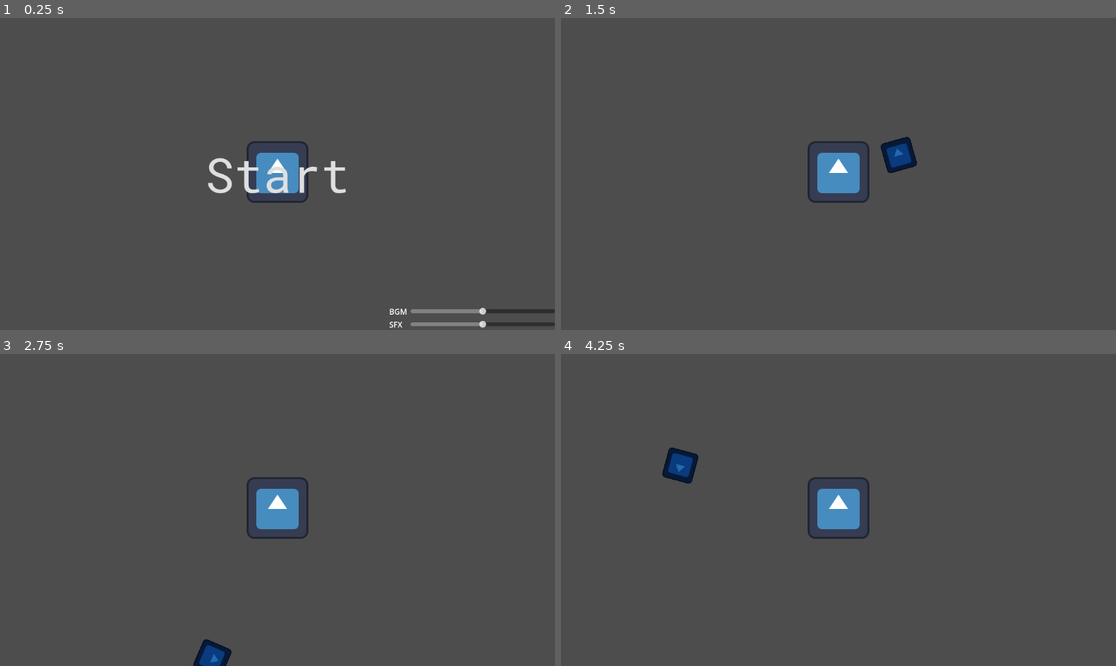
Above: before the commit, frames 1-4 (two rows, left to right).
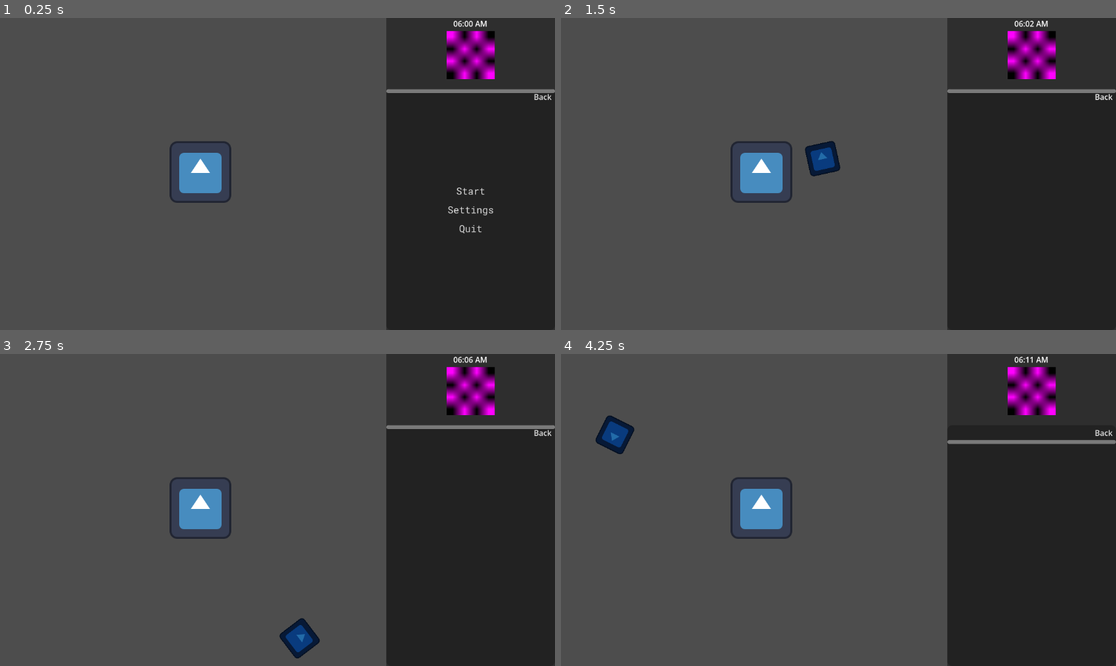
Above: after the commit, the same moments.

Repository: Star2578/Sunshine-no-Rainbow
Game: Godot game, scene res://scenes/game.tscn
Same seed, same stepped clock (60 frames per second), same inputs: the game is played once before the commit and once after it. The engine's default icon, where the game draws it, is replaced by a stand-in: a white triangle on a blue panel in a dark square.
Inputs (mouse positions are in pixels of both pictures, inside the frame that each line leads up to):
- Up to frame 1 (0.25 s): no input
- Up to frame 2 (1.5 s): click "Start" at 0.5 s; click (1104, 96) at 1.25 s, where only the run after the commit has a clickable "Back"
- Up to frame 3 (2.75 s): move the mouse to (249, 572) at 2.02 s; click (249, 572) at 2.17 s
- Up to frame 4 (4.25 s): move the mouse to (1005, 556) at 2.77 s; click (1005, 556) at 2.92 s; move the mouse to (672, 463) at 3.52 s; click (672, 463) at 3.67 s

The runs differ from the first frame. In frame 1, 33% of the frame differs, in the area x 30-100%, y 0-100%; in frame 2, 34%; in frame 3, 34%; in frame 4, 34%, in the area x 6-100%, y 0-100%.

Commit message:
clock and hud ui stack

Diff:
--- a/scenes/game.tscn
+++ b/scenes/game.tscn
@@ -5,87 +5,183 @@
 [ext_resource type="Theme" uid="uid://bmjw06kteq7wo" path="res://themes/default_theme.tres" id="1_yqjtg"]
 [ext_resource type="AudioStream" uid="uid://dyah6a7lbstxw" path="res://music/bgm/Ducko - Happy Stroll.wav" id="4_lbhrr"]
 
+[sub_resource type="PlaceholderTexture2D" id="PlaceholderTexture2D_lbhrr"]
+size = Vector2(100, 100)
+
+[sub_resource type="Theme" id="Theme_lbhrr"]
+
 [node name="game" type="Node2D" unique_id=975163929]
 
 [node name="HUD" type="CanvasLayer" parent="." unique_id=123177307]
 script = ExtResource("1_lnu2h")
 
-[node name="MainMenu" type="CanvasLayer" parent="HUD" unique_id=855422940]
+[node name="BG" type="ColorRect" parent="HUD" unique_id=1507932139]
+custom_minimum_size = Vector2(350, 0)
+anchors_preset = 11
+anchor_left = 1.0
+anchor_right = 1.0
+anchor_bottom = 1.0
+grow_horizontal = 0
+grow_vertical = 2
+color = Color(0.18000486, 0.18000486, 0.18000486, 1)
+
+[node name="Sun_Moon" type="VBoxContainer" parent="HUD/BG" unique_id=2032040448]
+layout_mode = 1
+anchors_preset = 5
+anchor_left = 0.5
+anchor_right = 0.5
+offset_left = -21.0
+offset_right = 21.0
+offset_bottom = 40.0
+grow_horizontal = 2
+
+[node name="Clock" type="Label" parent="HUD/BG/Sun_Moon" unique_id=836986482]
 unique_name_in_owner = true
+layout_mode = 2
+text = "06:00 AM"
+horizontal_alignment = 1
 
-[node name="StartButton" type="Button" parent="HUD/MainMenu" unique_id=1277426022]
+[node name="TextureRect" type="TextureRect" parent="HUD/BG/Sun_Moon" unique_id=417373587]
+layout_mode = 2
+texture = SubResource("PlaceholderTexture2D_lbhrr")
+
+[node name="VScrollBar" type="VScrollBar" parent="HUD/BG" unique_id=1386518295]
+custom_minimum_size = Vector2(0, 500)
+layout_mode = 1
+anchors_preset = 12
+anchor_top = 1.0
+anchor_right = 1.0
+anchor_bottom = 1.0
+offset_top = -8.0
+grow_horizontal = 2
+grow_vertical = 0
+
+[node name="BackButton" type="Button" parent="HUD/BG/VScrollBar" unique_id=1069466043]
+custom_minimum_size = Vector2(50, 0)
+layout_mode = 1
+anchors_preset = 1
+anchor_left = 1.0
+anchor_right = 1.0
+offset_left = -45.0
+offset_bottom = 31.0
+grow_horizontal = 0
+theme = SubResource("Theme_lbhrr")
+theme_type_variation = &"FlatButton"
+text = "Back"
+
+[node name="MainMenu" type="Control" parent="HUD/BG/VScrollBar" unique_id=1290896231]
+unique_name_in_owner = true
+layout_mode = 1
+anchors_preset = 15
+anchor_right = 1.0
+anchor_bottom = 1.0
+grow_horizontal = 2
+grow_vertical = 2
+
+[node name="VBoxContainer" type="VBoxContainer" parent="HUD/BG/VScrollBar/MainMenu" unique_id=225580303]
+layout_mode = 1
 anchors_preset = 8
 anchor_left = 0.5
 anchor_top = 0.5
 anchor_right = 0.5
 anchor_bottom = 0.5
-offset_left = -154.0
-offset_top = -70.5
-offset_right = 154.0
-offset_bottom = 70.5
+offset_left = -52.0
+offset_top = -56.5
+offset_right = 52.0
+offset_bottom = 56.5
 grow_horizontal = 2
 grow_vertical = 2
+
+[node name="StartButton" type="Button" parent="HUD/BG/VScrollBar/MainMenu/VBoxContainer" unique_id=1277426022]
+layout_mode = 2
 theme = ExtResource("1_yqjtg")
 theme_type_variation = &"FlatButton"
-theme_override_font_sizes/font_size = 100
 text = "Start"
 
-[node name="Settings" type="CanvasLayer" parent="HUD" unique_id=159695418]
+[node name="SettingsButton" type="Button" parent="HUD/BG/VScrollBar/MainMenu/VBoxContainer" unique_id=856582838]
+layout_mode = 2
+theme = ExtResource("1_yqjtg")
+theme_type_variation = &"FlatButton"
+text = "Settings"
+
+[node name="QuitButton" type="Button" parent="HUD/BG/VScrollBar/MainMenu/VBoxContainer" unique_id=460646165]
+layout_mode = 2
+theme = ExtResource("1_yqjtg")
+theme_type_variation = &"FlatButton"
+text = "Quit"
+
+[node name="Settings" type="Control" parent="HUD/BG/VScrollBar" unique_id=2112714798]
 unique_name_in_owner = true
+visible = false
+layout_mode = 1
+anchors_preset = 8
+anchor_left = 0.5
+anchor_top = 0.5
+anchor_right = 0.5
+anchor_bottom = 0.5
+grow_horizontal = 2
+grow_vertical = 2
 
-[node name="VBoxContainer" type="VBoxContainer" parent="HUD/Settings" unique_id=1101981031]
-anchors_preset = 3
-anchor_left = 1.0
-anchor_top = 1.0
-anchor_right = 1.0
-anchor_bottom = 1.0
-offset_left = -40.0
-offset_top = -40.0
-grow_horizontal = 0
-grow_vertical = 0
+[node name="VBoxContainer" type="VBoxContainer" parent="HUD/BG/VScrollBar/Settings" unique_id=1101981031]
+layout_mode = 1
+anchors_preset = 8
+anchor_left = 0.5
+anchor_top = 0.5
+anchor_right = 0.5
+anchor_bottom = 0.5
+offset_left = -172.0
+offset_top = -25.0
+offset_right = 172.0
+offset_bottom = 25.0
+grow_horizontal = 2
+grow_vertical = 2
 
-[node name="BGMContainer" type="HBoxContainer" parent="HUD/Settings/VBoxContainer" unique_id=1967752263]
+[node name="BGMContainer" type="HBoxContainer" parent="HUD/BG/VScrollBar/Settings/VBoxContainer" unique_id=1967752263]
 layout_mode = 2
+size_flags_horizontal = 4
 
-[node name="Label" type="Label" parent="HUD/Settings/VBoxContainer/BGMContainer" unique_id=923974964]
+[node name="Label" type="Label" parent="HUD/BG/VScrollBar/Settings/VBoxContainer/BGMContainer" unique_id=923974964]
 custom_minimum_size = Vector2(40, 0)
 layout_mode = 2
 text = "BGM"
 
-[node name="BGMSlider" type="HSlider" parent="HUD/Settings/VBoxContainer/BGMContainer" unique_id=1105525025]
-custom_minimum_size = Vector2(300, 0)
+[node name="BGMSlider" type="HSlider" parent="HUD/BG/VScrollBar/Settings/VBoxContainer/BGMContainer" unique_id=1105525025]
+custom_minimum_size = Vector2(200, 0)
 layout_mode = 2
-size_flags_horizontal = 4
 size_flags_vertical = 4
 max_value = 1.0
 step = 0.01
 value = 0.5
 
-[node name="SFXContainer" type="HBoxContainer" parent="HUD/Settings/VBoxContainer" unique_id=1237617998]
+[node name="SFXContainer" type="HBoxContainer" parent="HUD/BG/VScrollBar/Settings/VBoxContainer" unique_id=1237617998]
 layout_mode = 2
+size_flags_horizontal = 4
 
-[node name="Label" type="Label" parent="HUD/Settings/VBoxContainer/SFXContainer" unique_id=224658738]
+[node name="Label" type="Label" parent="HUD/BG/VScrollBar/Settings/VBoxContainer/SFXContainer" unique_id=224658738]
 custom_minimum_size = Vector2(40, 0)
 layout_mode = 2
 text = "SFX"
 
-[node name="SFXSlider" type="HSlider" parent="HUD/Settings/VBoxContainer/SFXContainer" unique_id=400944433]
-custom_minimum_size = Vector2(300, 0)
+[node name="SFXSlider" type="HSlider" parent="HUD/BG/VScrollBar/Settings/VBoxContainer/SFXContainer" unique_id=400944433]
+custom_minimum_size = Vector2(200, 0)
 layout_mode = 2
-size_flags_horizontal = 4
 size_flags_vertical = 4
 max_value = 1.0
 step = 0.01
 value = 0.5
 
 [node name="Player" parent="." unique_id=314711480 instance=ExtResource("1_uwrxv")]
-position = Vector2(576, 320)
+position = Vector2(416, 320)
 
 [node name="BGM" type="AudioStreamPlayer2D" parent="." unique_id=1107763342]
 stream = ExtResource("4_lbhrr")
+volume_db = 10.0
 autoplay = true
 bus = &"BGM"
 
-[connection signal="pressed" from="HUD/MainMenu/StartButton" to="HUD" method="_on_start_pressed"]
-[connection signal="value_changed" from="HUD/Settings/VBoxContainer/BGMContainer/BGMSlider" to="HUD" method="_on_bgm_slider_value_changed"]
-[connection signal="value_changed" from="HUD/Settings/VBoxContainer/SFXContainer/SFXSlider" to="HUD" method="_on_sfx_slider_value_changed"]
+[connection signal="pressed" from="HUD/BG/VScrollBar/BackButton" to="HUD" method="_on_back_pressed"]
+[connection signal="pressed" from="HUD/BG/VScrollBar/MainMenu/VBoxContainer/StartButton" to="HUD" method="_on_start_pressed"]
+[connection signal="pressed" from="HUD/BG/VScrollBar/MainMenu/VBoxContainer/SettingsButton" to="HUD" method="_on_settings_pressed"]
+[connection signal="pressed" from="HUD/BG/VScrollBar/MainMenu/VBoxContainer/QuitButton" to="HUD" method="_on_quit_pressed"]
+[connection signal="value_changed" from="HUD/BG/VScrollBar/Settings/VBoxContainer/BGMContainer/BGMSlider" to="HUD" method="_on_bgm_slider_value_changed"]
+[connection signal="value_changed" from="HUD/BG/VScrollBar/Settings/VBoxContainer/SFXContainer/SFXSlider" to="HUD" method="_on_sfx_slider_value_changed"]
--- a/scripts/globals/game_manager.gd
+++ b/scripts/globals/game_manager.gd
@@ -1,8 +1,61 @@
 extends Node
 
+var is_start: bool = false
+var is_day: bool = true
 
-var is_start: bool = false
+# Time variables
+var current_time: float = 6.0 # Start at 6:00 AM
+var time_speed: float = 0.05   # How many "in-game hours" pass per real second
+var cycle_count: int = 1
 
 var player: Player = null
+var money: int = 0
+var base_enemy_hp: float = 10.0
 
-var money: int = 0
+func _process(delta: float):
+	if not is_start: return
+
+	# Progress time
+	current_time += delta * time_speed
+
+	# Handle Day/Night switch
+	# 6:00 to 18:00 (6AM - 6PM) is Day
+	if current_time >= 6.0 and current_time < 18.0:
+		is_day = true
+	else:
+		is_day = false
+
+	var int_hour = int(current_time)
+	if (int_hour == 12 or int_hour == 0):
+		trigger_special_event()
+
+	# Reset cycle and increment difficulty at midnight
+	if current_time >= 24.0:
+		current_time = 0.0
+		cycle_count += 1
+
+func trigger_special_event():
+	if is_day:
+		print("HIGH NOON: Boss Spawns!")
+	else:
+		print("MIDNIGHT: Resource Rush Starts!")
+
+func get_clock_string():
+	var hours = int(current_time)
+	var minutes = int((current_time - hours) * 60)
+	var am_pm = "AM" if hours < 12 else "PM"
+
+	# Convert 24h to 12h format
+	var display_hours = hours % 12
+	if display_hours == 0: display_hours = 12
+
+	# Format string to look like "12:05 PM"
+	return "%02d:%02d %s" % [display_hours, minutes, am_pm]
+
+
+func get_current_enemy_hp():
+	return base_enemy_hp * pow(1.15, cycle_count)
+
+func get_current_enemy_speed():
+	var modifier = 1.2 if is_day else 0.8
+	return 200.0 * modifier * (1.05 ** cycle_count)
--- a/scripts/hud.gd
+++ b/scripts/hud.gd
@@ -1,15 +1,60 @@
 extends CanvasLayer
+class_name HUD
 
-@onready var main_menu: CanvasLayer = %MainMenu
-@onready var settings: CanvasLayer = %Settings
+@onready var main_menu: Control = %MainMenu
+@onready var settings: Control = %Settings
+
+var ui_stack: Array[Control] = []
+
+@onready var clock: Label = %Clock
 
 @onready var bgm_bus_idx = AudioServer.get_bus_index("BGM")
 @onready var sfx_bus_idx = AudioServer.get_bus_index("SFX")
 
+func _ready():
+	# Start by showing Main Menu
+	open_menu(main_menu)
+
+func open_menu(menu: Control):
+	# Hide the current menu if there is one
+	if ui_stack.size() > 0:
+		ui_stack.back().hide()
+
+	# Add new menu to stack and show it
+	ui_stack.append(menu)
+	menu.show()
+
+func go_back():
+	if ui_stack.size() > 1:
+		var current_menu = ui_stack.pop_back()
+		current_menu.hide()
+
+		# Show the previous menu
+		ui_stack.back().show()
+	else:
+		# If only 1 menu is left (like Main Menu),
+		# maybe hitting back does nothing or closes everything
+		pass
+
+func _process(_delta: float):
+	if GameManager.is_start:
+		clock.text = GameManager.get_clock_string()
+
 func _on_start_pressed():
-	main_menu.hide()
-	settings.hide()
+	# Close all menus and start game
+	for menu in ui_stack:
+		menu.hide()
+	ui_stack.clear()
 	GameManager.is_start = true
+
+func _on_settings_pressed():
+	open_menu(settings)
+
+func _on_quit_pressed():
+	get_tree().quit()
+
+func _on_back_pressed():
+	go_back()
 
 func _on_bgm_slider_value_changed(value: float):
 	var db_value = linear_to_db(value)
